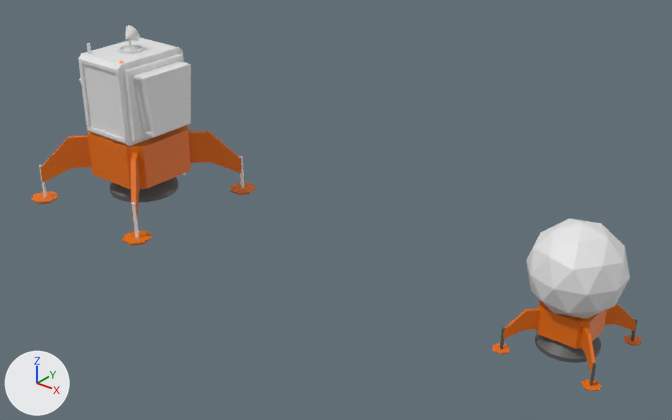
The glTF model public/models/lander.glb as it was, and as the next commit left it.
Before and after are seen from a 50 mm lens placed at (5.69, -13.98, 10.42), pointed at (-5.71, 0.27, 1.58). Arrows for +X, +Y and +Z are at lower left; the lights stay in place. Where no turn or scale is listed for an object, it has been applied to the vertices.
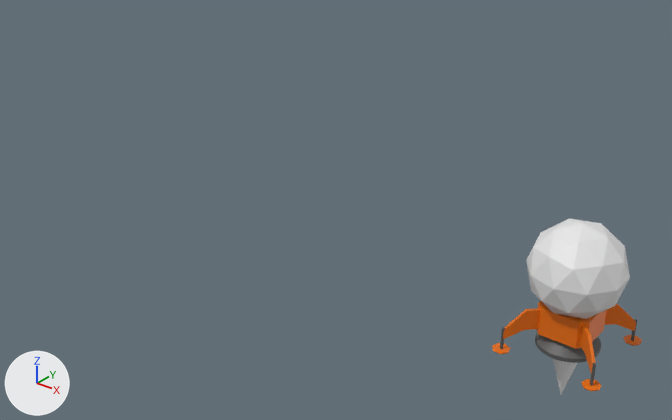
Where the newer file only moved an object's origin or applied its transform, the numbers keep the older frame.

Pixel boxes [x1, y1, x2, y2] of what changed, in the pictures (672 x 420 px):
'Cube.001', deleted
    before: [78, 38, 191, 146]
'Cube', deleted
    before: [40, 125, 242, 220]
'Cylinder', deleted
    before: [110, 177, 178, 202]
'ThrustNew', added
    after: [553, 359, 577, 394]
'Cylinder.013', deleted
    before: [122, 231, 152, 246]
'Cylinder.014', deleted
    before: [31, 191, 58, 204]
'Cylinder.015', deleted
    before: [230, 183, 256, 195]
'Cylinder.001', deleted
    before: [117, 44, 144, 54]
'Cone', deleted
    before: [125, 25, 140, 41]
'Cylinder.009', deleted
    before: [132, 202, 139, 238]
'Cylinder.010', deleted
    before: [39, 165, 47, 197]

What the commit changed:
Mesh me_cone_002 is new.
It is a 32-sided cone pointing to -z spanning x -0.382..0.382, y -0.382..0.382, z -0.671..0.671.
Object 'Cube' (ob_cube) is deleted.
Object 'Cylinder' (ob_cylinder) is deleted.
Object 'Cube.001' (ob_cube_001) is deleted.
Object 'Cylinder.001' (ob_cylinder_001) is deleted.
Object 'Cylinder.002' (ob_cylinder_002) is deleted.
Object 'Cylinder.003' (ob_cylinder_003) is deleted.
Object 'Cone' (ob_cone) is deleted.
Object 'Cylinder.006' (ob_cylinder_006) is deleted.
Object 'Cube.004' (ob_cube_004) is deleted.
Object 'Icosphere.001' (ob_icosphere_001) is deleted.
Object 'Cylinder.008' (ob_cylinder_008) is deleted.
Object 'Cylinder.009' (ob_cylinder_009) is deleted.
Object 'Cylinder.010' (ob_cylinder_010) is deleted.
Object 'Cylinder.013' (ob_cylinder_013) is deleted.
Object 'Cylinder.014' (ob_cylinder_014) is deleted.
Object 'Cylinder.015' (ob_cylinder_015) is deleted.
Object 'ThrustNew' (ob_thrustnew) is new; it shows me_cone_002.
Its location is (0.0, -0.02, 0.18).
